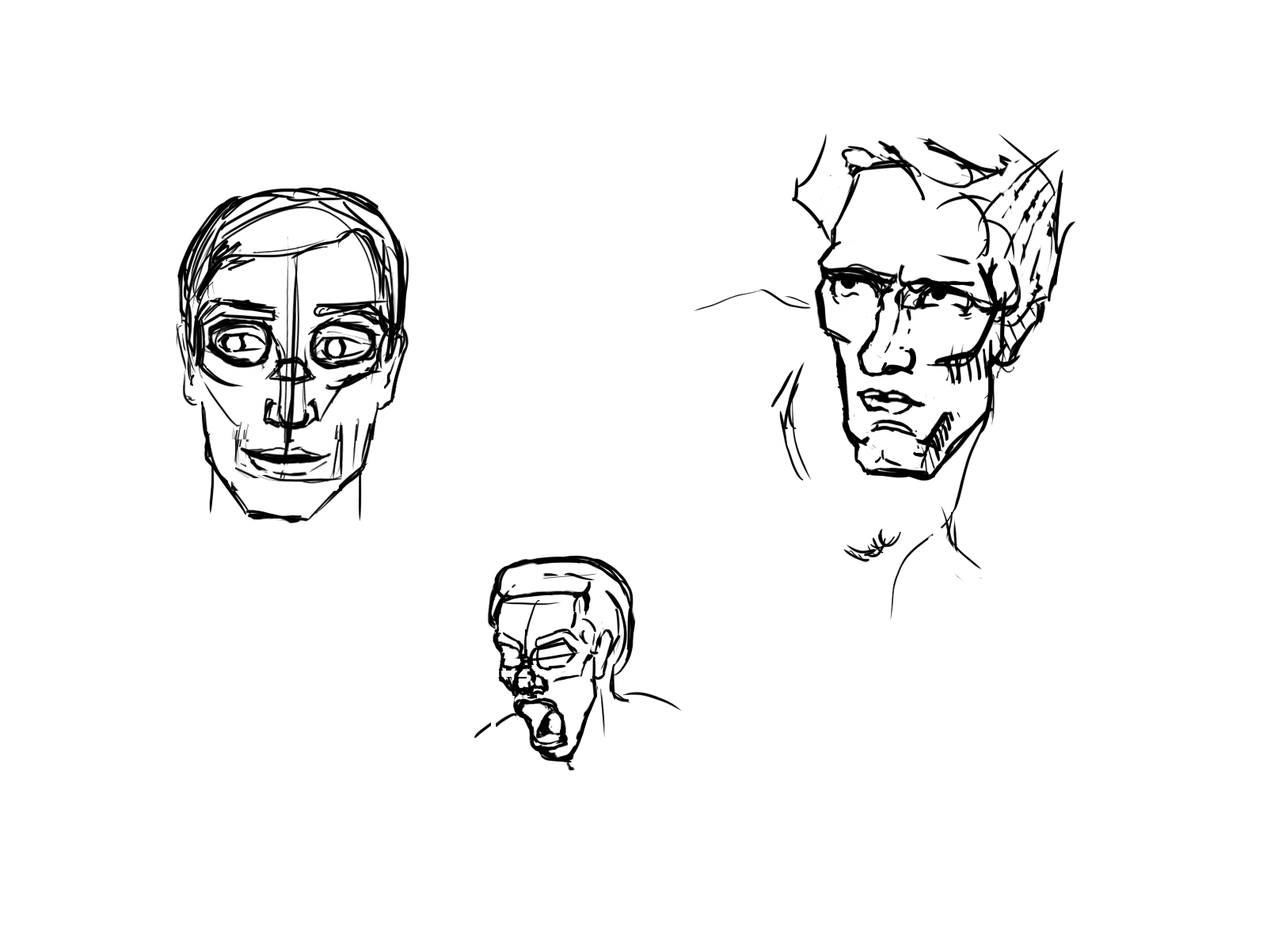
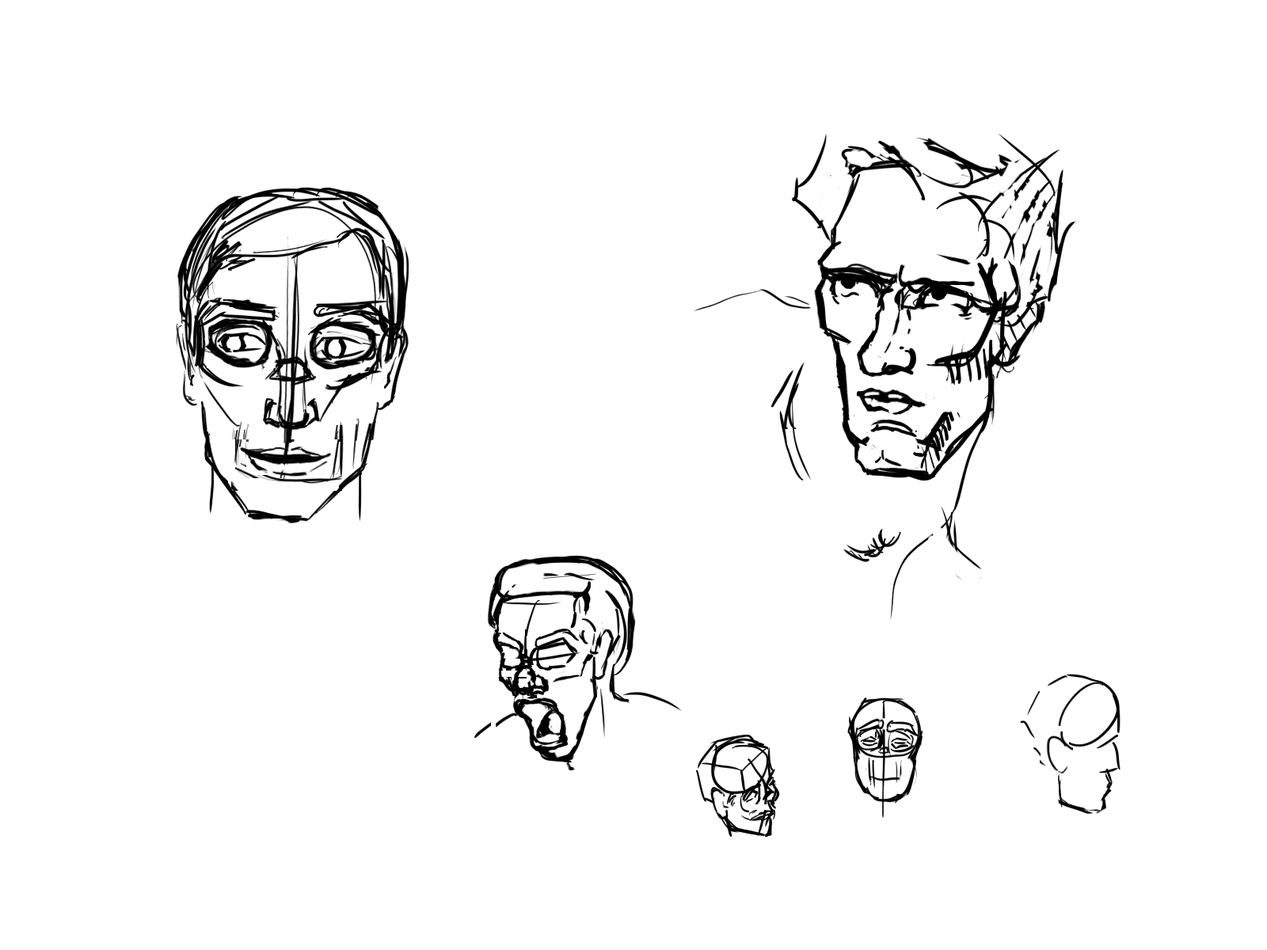
Two versions of the same layered image (1267×950). Layer-by-layer changes:
painted on "Heads" over [695, 673, 1121, 838]
painted on "Background" over [695, 673, 1121, 838]
